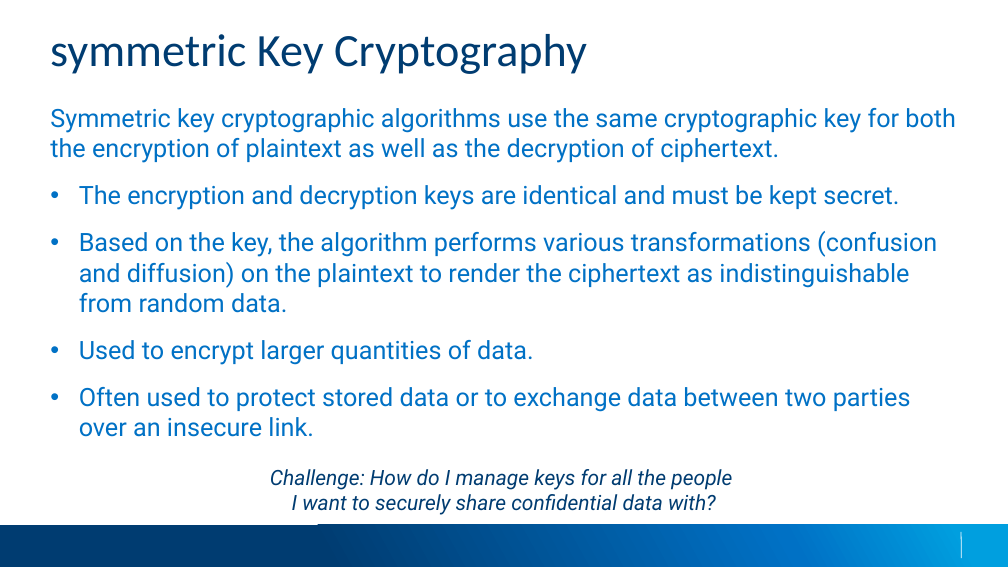
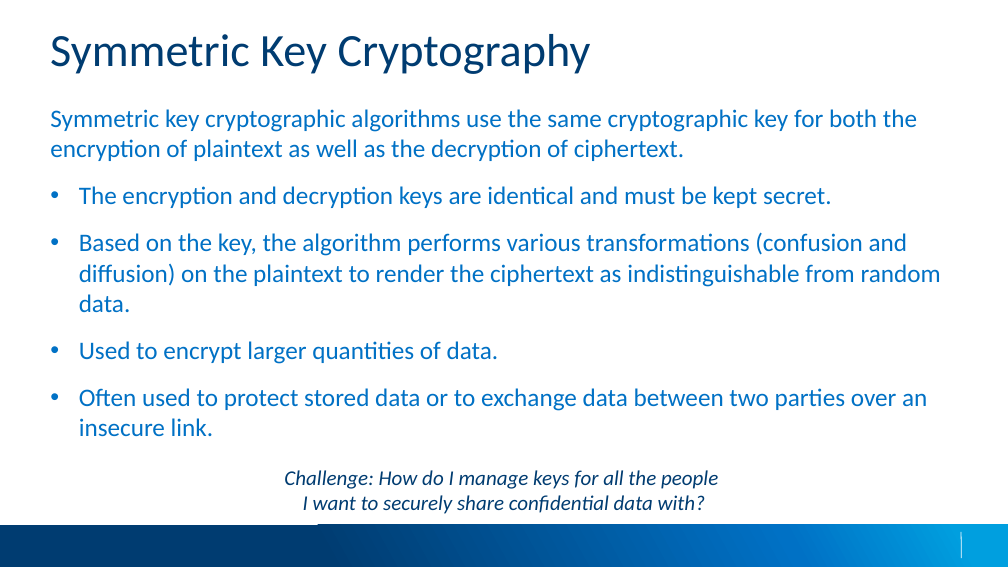
Before and after one commit to applesauce49/lincoln_high, a slide deck: slide 7 of presos/LincolnHighVisit-2023.pptx. Drawn at 1008x567 pixels with LibreOffice and Linux fonts; fonts in the diff are those of the drawing; background and template pictures are left out. Boxes give left, top, right and bottom in pixels: in the first picture for what was removed or moved away, otherwise in the second. Text is boxed around its words. In the diff, an @@ line names an element or a change of style, - is before the commit and + after.

```diff
--- a/presos/LincolnHighVisit-2023.pptx
+++ b/presos/LincolnHighVisit-2023.pptx
@@ title at (50, 34, 591, 74): text changed @@
-symmetric Key Cryptography
+Symmetric Key Cryptography
@@ text "Symmetric key cryptographic algorithms use ..." at (50, 109, 941, 437): font Roboto to Calibri @@
@@ text "Challenge: How do I manage ..." at (284, 470, 718, 514): font Roboto to Calibri @@
```
Also in this commit, not shown: 27 other slides changed, 3 slides added.
